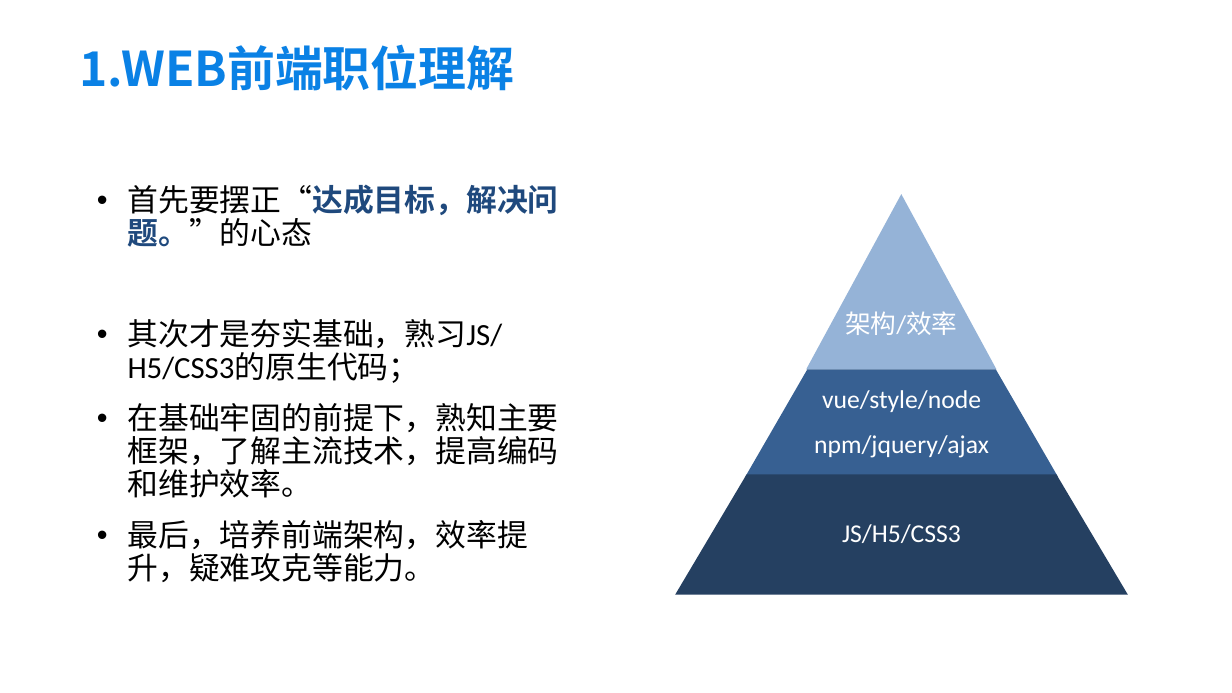
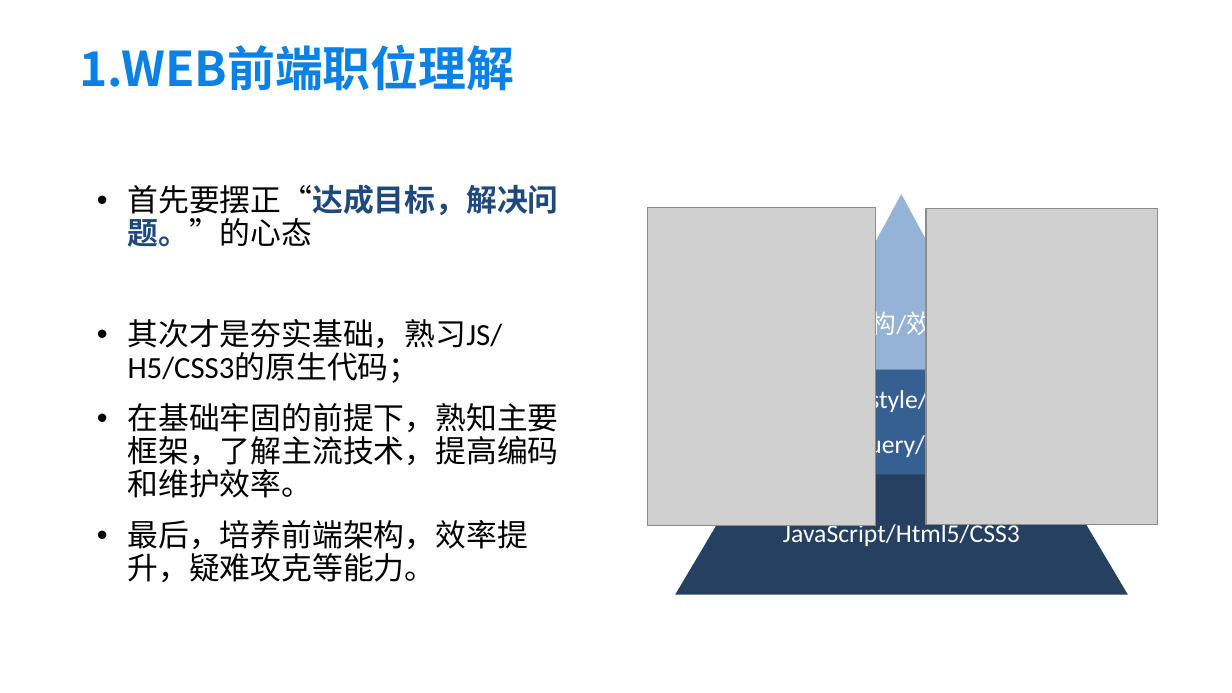
Before and after one commit to gooneyear/lines, a slide deck: slide 3 of positive.ppt. Drawn at 1232x693 pixels with LibreOffice and Linux fonts; fonts in the diff are those of the drawing; grey boxes stand for pictures; background and template pictures are left out. Boxes give left, top, right and bottom in pixels: in the first picture for what was removed or moved away, otherwise in the second. Text is boxed around its words. In the diff, an @@ line names an element or a change of style, - is before the commit and + after.

```diff
--- a/positive.ppt
+++ b/positive.ppt
@@ picture added at bbox=[648, 208, 876, 526] @@
@@ picture added at bbox=[926, 208, 1158, 525] @@
@@ text in freeform shape at bbox=[791, 432, 1011, 459]: text changed @@
-npm/jquery/ajax
+npm/jquery/ajax/……
@@ text in freeform shape at bbox=[783, 521, 1020, 546]: text changed @@
-JS/H5/CSS3
+JavaScript/Html5/CSS3
```
Also in this commit, not shown: 1 other slide changed, 2 slides added, 2 slides removed.
